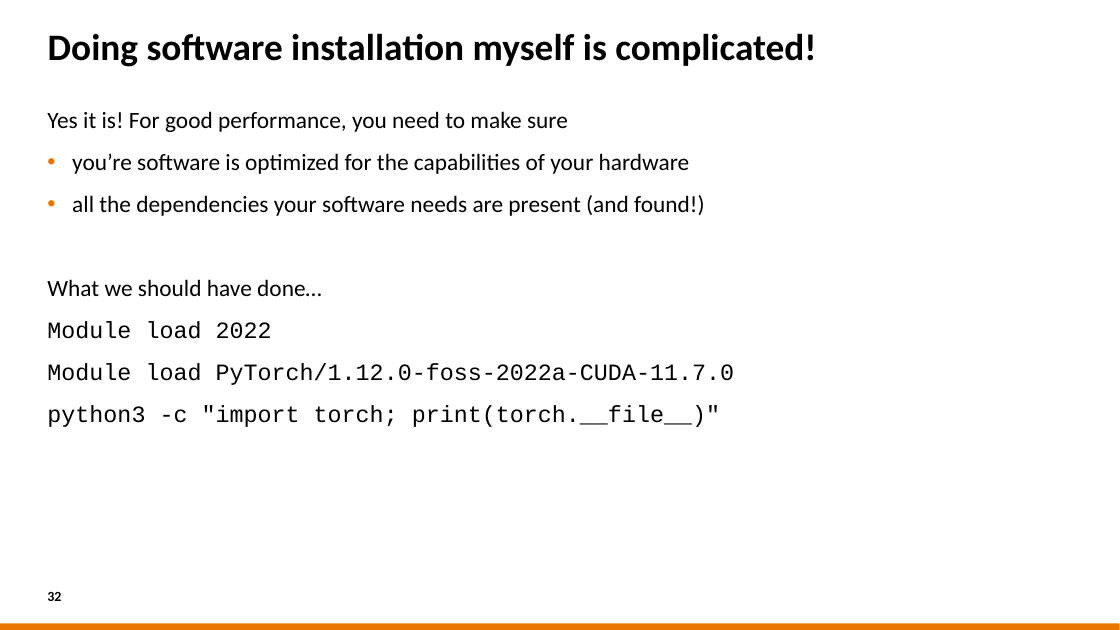
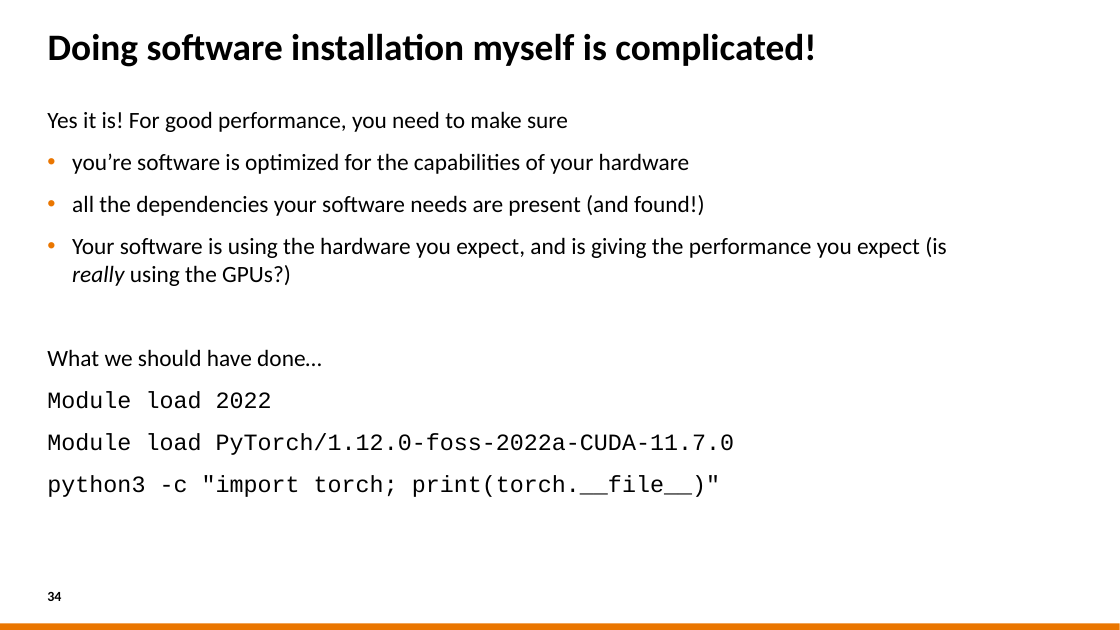
Before and after one commit to sara-nl/MLonHPC_May2023, a slide deck: slide 34 of Software_installations_on_HPC_systems.pptx (slide 32 before the commit). Drawn at 1120x630 pixels with LibreOffice and Linux fonts; fonts in the diff are those of the drawing; background and template pictures are left out. Boxes give left, top, right and bottom in pixels: in the first picture for what was removed or moved away, otherwise in the second. Text is boxed around its words. In the diff, an @@ line names an element or a change of style, - is before the commit and + after.

Commit message:
Updated names in the program, some final changes on software install slides

```diff
--- a/Software_installations_on_HPC_systems.pptx
+++ b/Software_installations_on_HPC_systems.pptx
@@ text at <box>72,237,947,286</box>: paragraph added @@
+• Your software is using the hardware you expect, and is giving the performance you expect (is really using the GPUs?)
@@ page number at <box>47,592,61,601</box>: text changed @@
-32
+34
```
Also in this commit, not shown: 5 other slides changed, 2 slides added, 1 other file.
